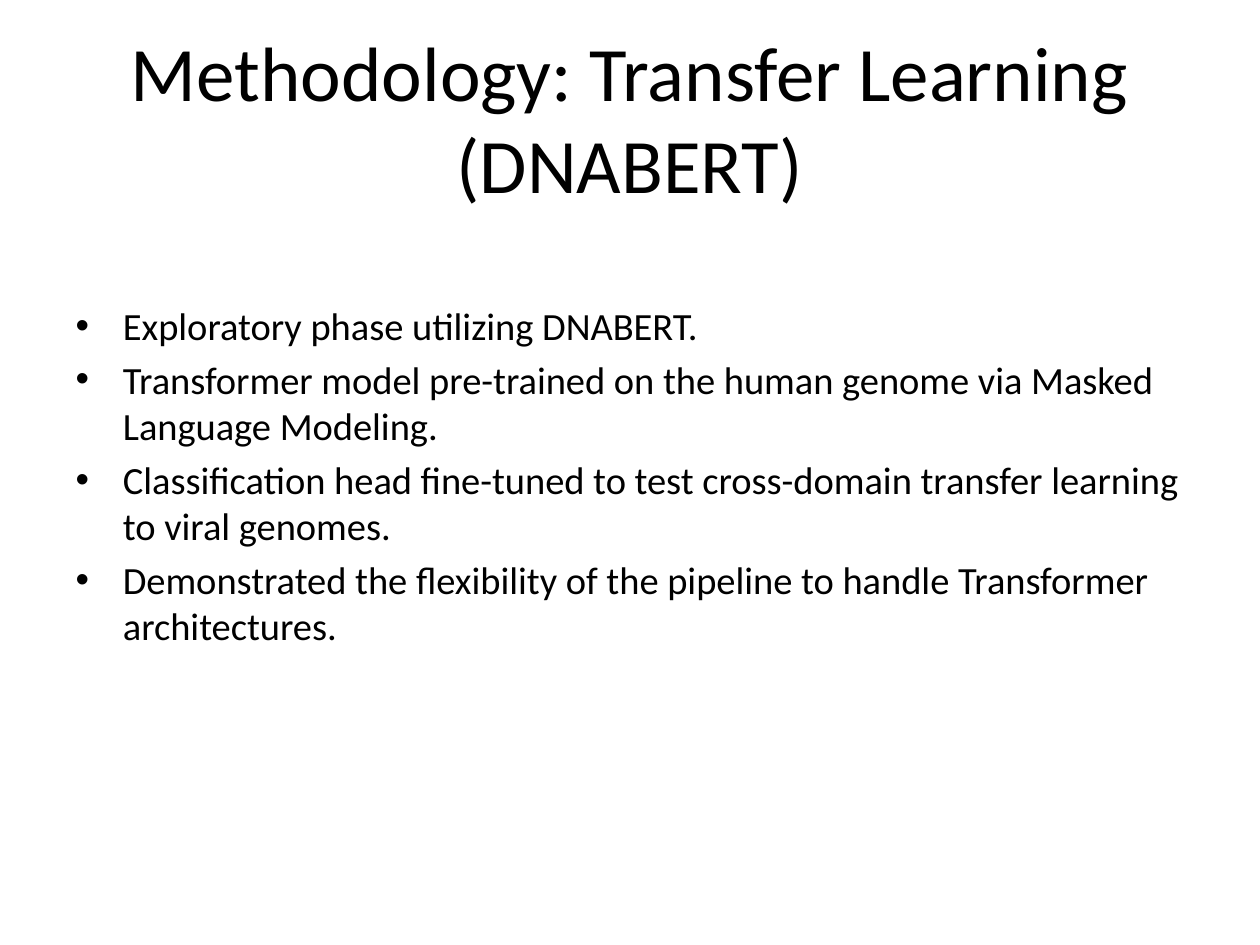
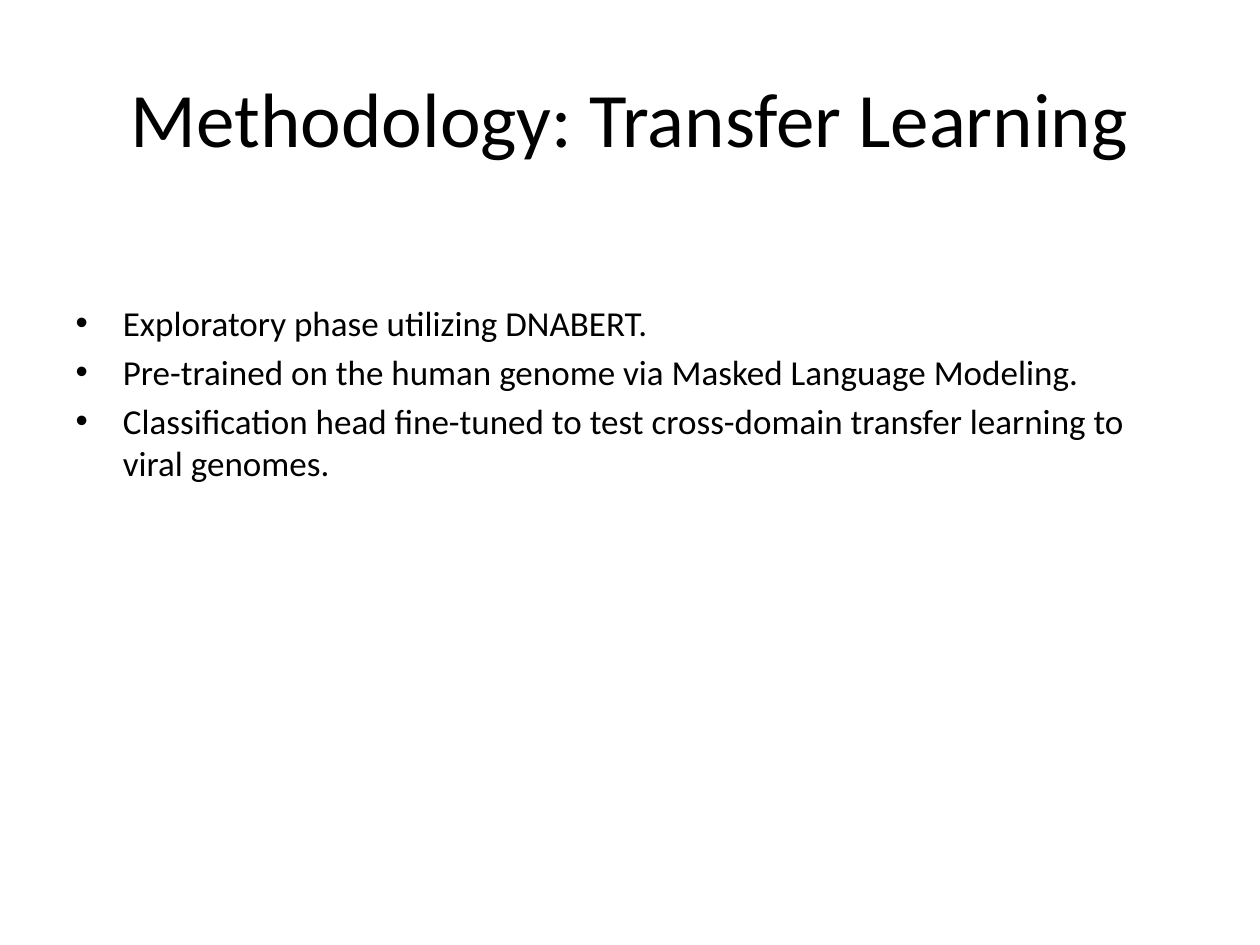
Before and after one commit to JNagawa/HIV_subtype_classifier_DeepLearning, a slide deck: slide 7 of reports/presentation.pptx (slide 8 before the commit). Drawn at 1260x945 pixels with LibreOffice and Linux fonts; fonts in the diff are those of the drawing. Boxes give left, top, right and bottom in pixels: in the first picture for what was removed or moved away, otherwise in the second. Text is boxed around its words. In the diff, an @@ line names an element or a change of style, - is before the commit and + after.

```diff
--- a/reports/presentation.pptx
+++ b/reports/presentation.pptx
@@ title at (x1=131, y1=93, x2=1128, y2=161): text changed @@
-Methodology: Transfer Learning (DNABERT)
+Methodology: Transfer Learning
@@ text at (x1=123, y1=311, x2=1124, y2=482): size 22 to 20 pt in "Exploratory phase utilizing DNABERT.", "Classification head fine-tuned to test cross-domain transfer ..." @@
@@ text at (x1=123, y1=360, x2=1078, y2=391): text changed; size 22 to 20 pt @@
-• Transformer model pre-trained on the human genome via Masked Language Modeling.
+• Pre-trained on the human genome via Masked Language Modeling.
@@ text at (x1=123, y1=567, x2=1148, y2=641): paragraph removed @@
-• Demonstrated the flexibility of the pipeline to handle Transformer architectures.
```
Also in this commit, not shown: 11 other slides changed, 1 slide added, 1 slide removed, 3 other files.
